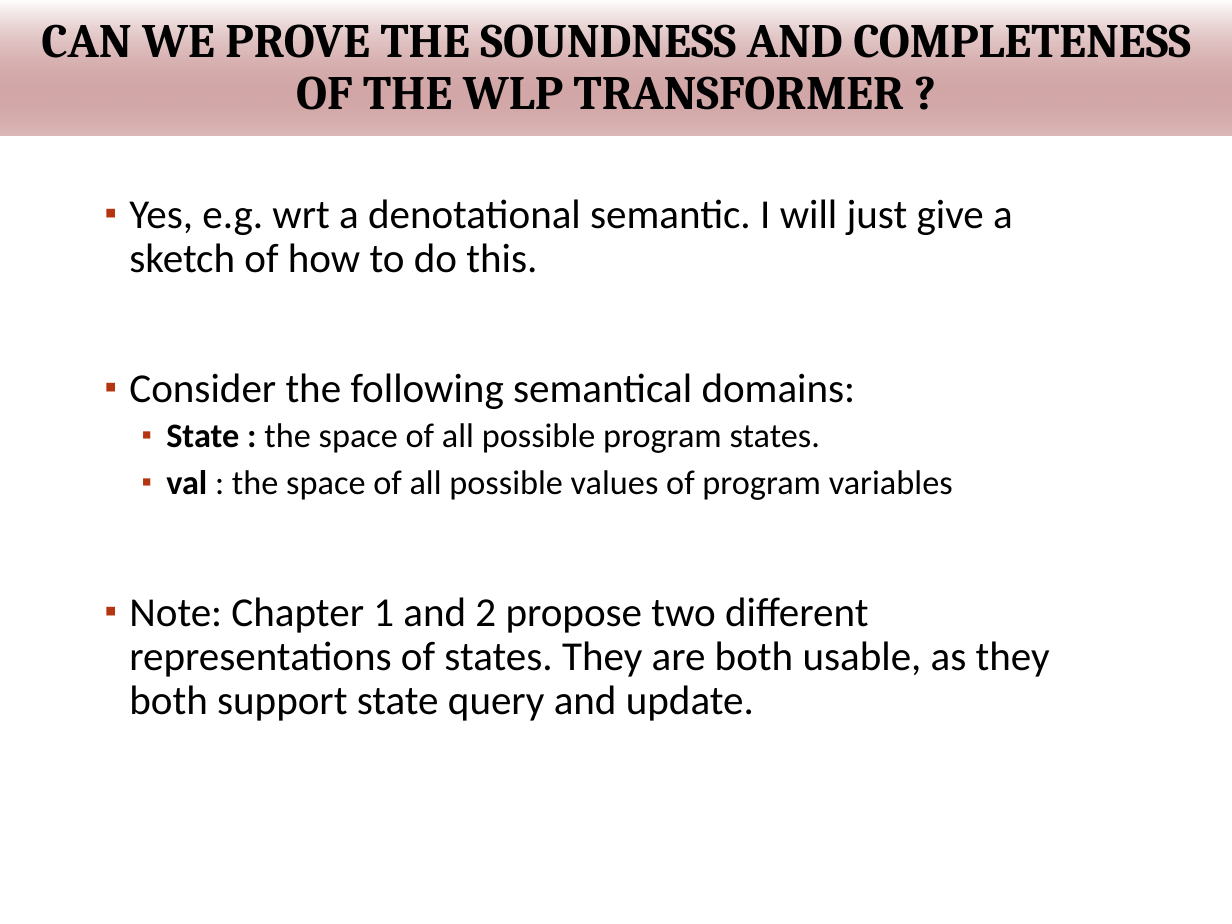
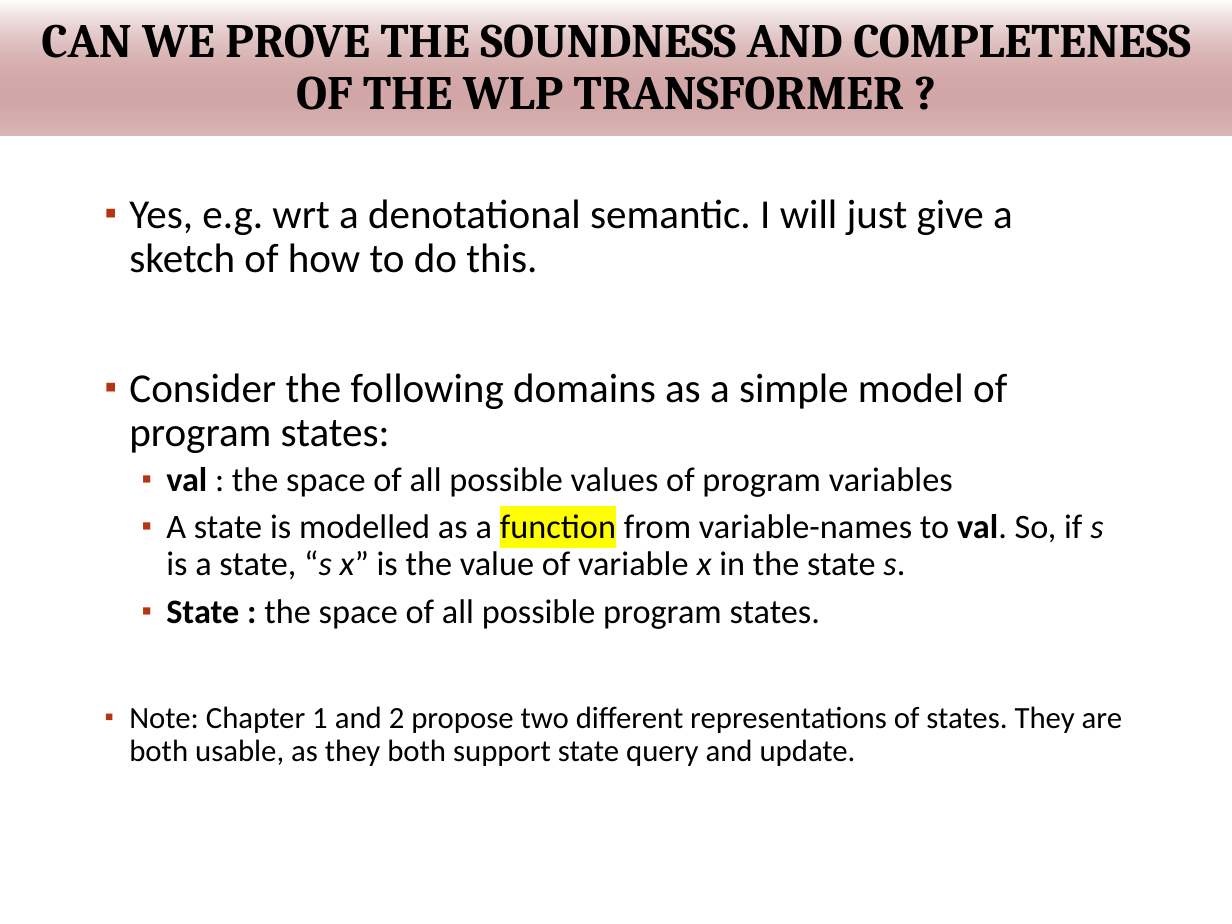
Before and after one commit to wooshrow/infopv, a slide deck: slide 31 of slides/PV_hoare.pptx (slide 30 before the commit). Drawn at 1232x924 pixels with LibreOffice and Linux fonts; fonts in the diff are those of the drawing; background and template pictures are left out. Boxes give left, top, right and bottom in pixels: in the first picture for what was removed or moved away, otherwise in the second. Text is boxed around its words. In the diff, an @@ line names an element or a change of style, - is before the commit and + after.

```diff
--- a/slides/PV_hoare.pptx
+++ b/slides/PV_hoare.pptx
@@ text at bbox=[129, 373, 1103, 579]: text changed; size 24 to 20 pt @@
-▪ Consider the following semantical domains:
+▪ Consider the following domains as a simple model of program states:
+  ▪ val : the space of all possible values of program variables
+  ▪ A state is modelled as a function from variable-names to val. So, if s is a state, “s x” is the value of variable x in the state s.
@@ text at bbox=[166, 470, 953, 500]: paragraph removed @@
-  ▪ val : the space of all possible values of program variables
@@ text at bbox=[129, 706, 1122, 766]: size 24 to 18 pt in "Note: Chapter 1 and 2 propose two ..." @@
```
Also in this commit, not shown: 10 other slides changed, 3 slides added, 2 other files.
